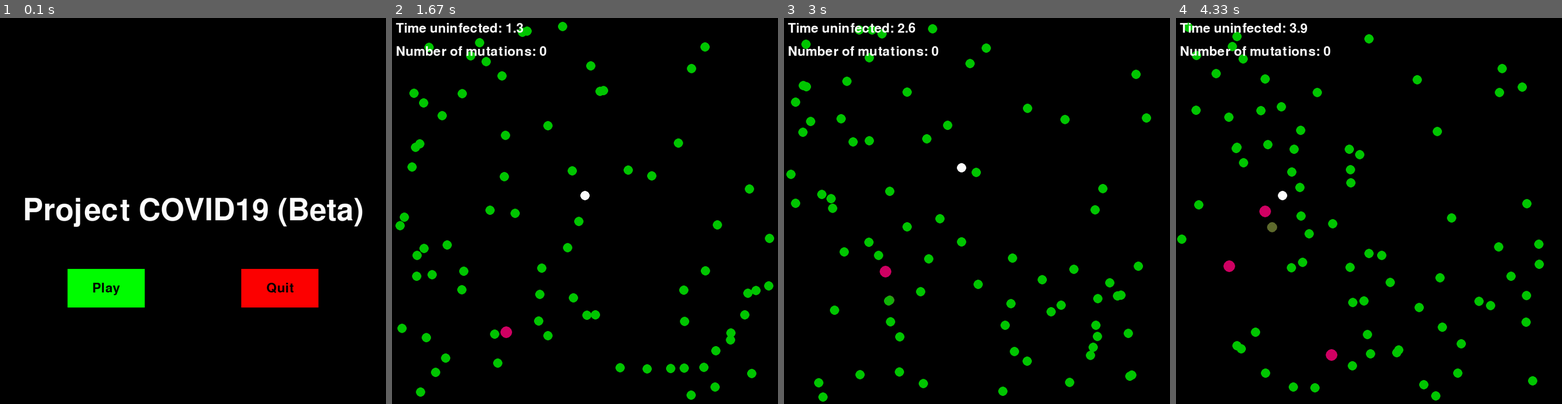
Above: before the commit, frames 1-4 (left to right).
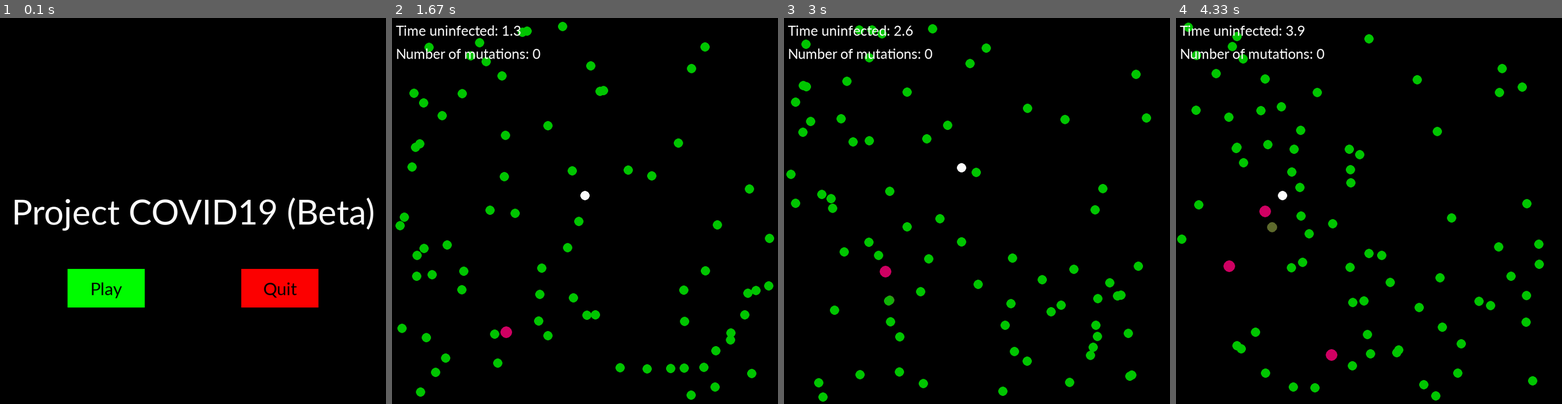
Above: after the commit, the same moments.

Repository: ajaysridhar0/APCSP-Final-Project
Game: pygame game, started from covid19_game.py
The game is run twice, just before and just after one commit, with the same random seed, the same clock (stepped at 60 frames per second) and the same inputs.
Inputs (mouse positions are in pixels of both pictures, inside the frame that each line leads up to):
- Up to frame 1 (0.1 s): no input
- Up to frame 2 (1.67 s): press the mouse at (496, 288) at 0.37 s; move the mouse to (585, 245) at 0.47 s; release the mouse at (673, 203) at 0.6 s; tap Enter at 0.67 s; hold Up from 1.5 s (still down)
- Up to frame 3 (3 s): release Up at 1.97 s; press the mouse at (888, 288) at 2.53 s; move the mouse to (868, 288) at 2.63 s; release the mouse at (849, 288) at 2.77 s; hold Left from 2.83 s (still down)
- Up to frame 4 (4.33 s): release Left at 3.37 s; hold Down 3.4-3.7 s; hold Left 3.73-4.13 s

The runs differ from the first frame. In frame 1, 3.5% of the frame differs, in the area x 3-97%, y 46-73%; in frame 2, 1.2%; in frame 3, 1.2%; in frame 4, 1.2%.

Commit message:
Change font from default to calibri

Diff:
--- a/covid19_game.py
+++ b/covid19_game.py
@@ -223,7 +223,7 @@
     def is_game_over(self):
         if not self.has_been_infected:
             return
-        large_text = pygame.font.SysFont(None, 115)
+        large_text = pygame.font.SysFont('calibri', 115)
         text_surf, text_rect = text_objects("You were infected", large_text)
         text_rect.center = (display_width/2, display_height/2)
         game_display.blit(text_surf, text_rect)
@@ -234,7 +234,7 @@
                     pygame.quit()
                     quit()
             # game_display.fill(white)
-            button("Play Again", 175, 650, 200, 100, bright_green, green, game_loop)
+            button("Restart", 175, 650, 200, 100, bright_green, green, game_loop)
             button("Quit", 625, 650, 200, 100, bright_red, red, quit_game)
 
             pygame.display.update()
@@ -245,12 +245,12 @@
             self.age = time.time() - self.start_time
         else:
             self.has_been_infected = True
-        formatted_time = f"{self.age:.1f}"
-        score_time = float(formatted_time)
-        font = pygame.font.SysFont(None, 50)
-        time_text = font.render("Time uninfected: " + str(score_time), True, white)
-        game_display.blit(time_text, (10, 10))
-        mutation_text = font.render("Number of mutations: " + str(int(virus_level/5)), True, white)
+        font = pygame.font.SysFont('calibri bold', 40)
+        score_text = font.render("Time uninfected: " +
+                                 str(float(f"{self.age:.1f}")), True, white)
+        game_display.blit(score_text, (10, 10))
+        mutation_text = font.render(
+            "Number of mutations: " + str(int(virus_level/5)), True, white)
         game_display.blit(mutation_text, (10, 70))
 
 
@@ -270,7 +270,7 @@
     else:
         pygame.draw.rect(game_display, ic, (x, y, w, h))
 
-    small_text = pygame.font.SysFont(None, 50)
+    small_text = pygame.font.SysFont('calibri', 50)
     text_surf, text_rect = text_objects(msg, small_text, color=black)
     text_rect.center = ((x + (w / 2)), (y + (h / 2)))
     game_display.blit(text_surf, text_rect)
@@ -288,7 +288,7 @@
             if event.type == pygame.QUIT:
                 quit_game()
             game_display.fill(black)
-            large_text = pygame.font.SysFont(None, 115)
+            large_text = pygame.font.SysFont('calibri', 100)
             text_surf, text_rect = text_objects("Project COVID19 (Beta)", large_text)
             text_rect.center = (display_width/2, display_height/2)
             game_display.blit(text_surf, text_rect)
